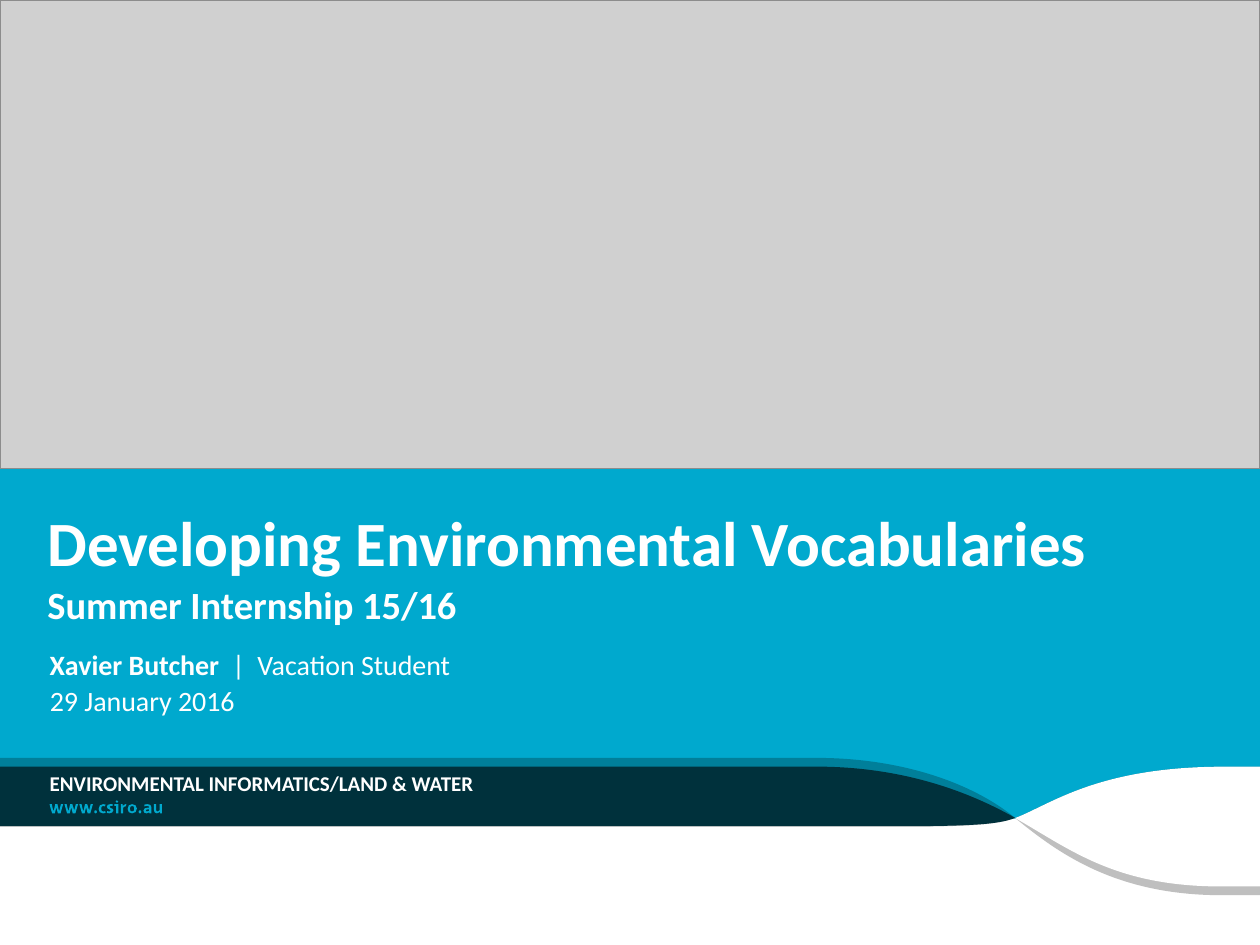
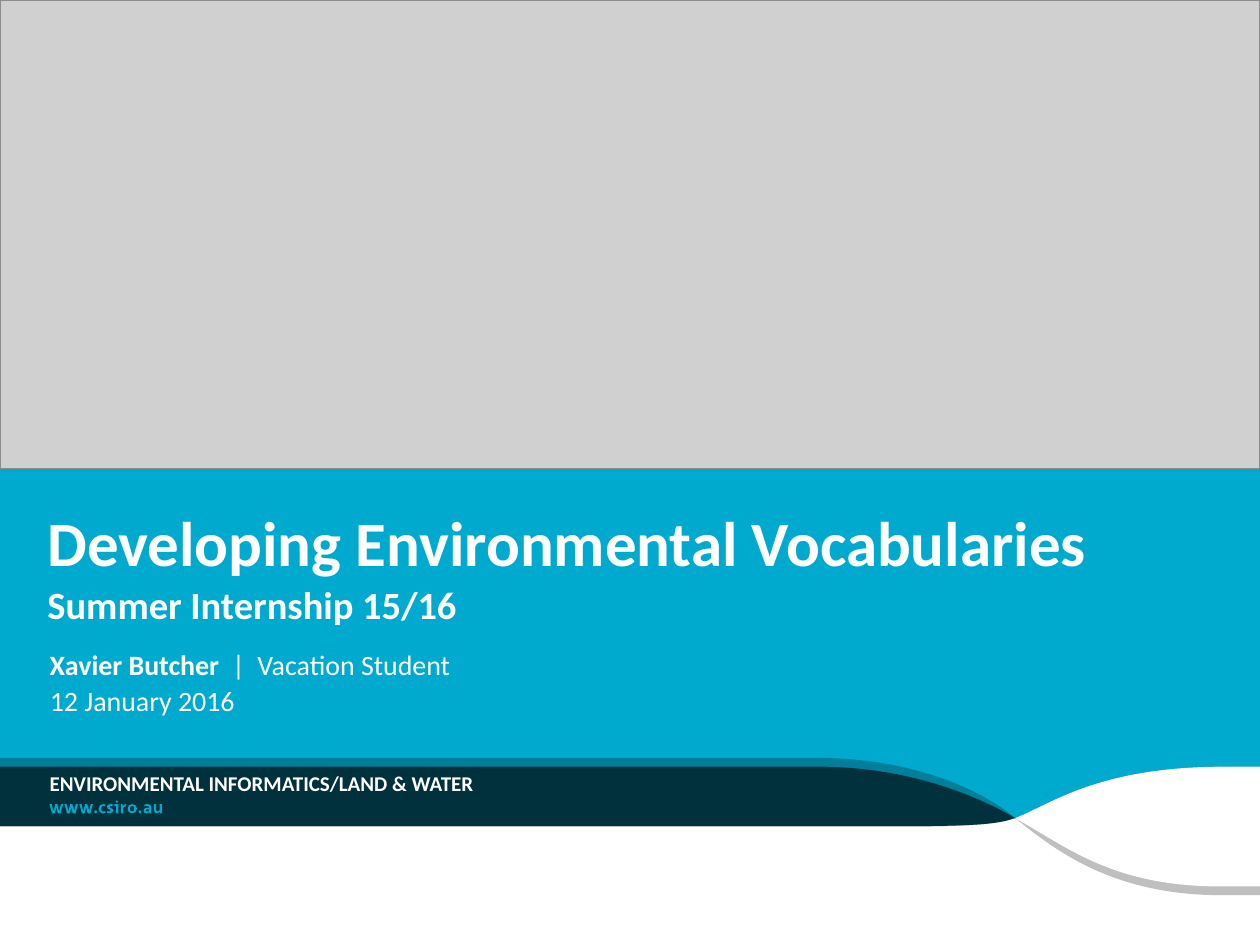
Before and after one commit to ANZSoilData/def-au-asls-substrate, a slide deck: slide 1 of Reports/Developing Environmental Vocabs.pptx. Drawn at 1260x945 pixels with LibreOffice and Linux fonts; fonts in the diff are those of the drawing; grey boxes stand for pictures; background and template pictures are left out. Boxes give left, top, right and bottom in pixels: in the first picture for what was removed or moved away, otherwise in the second. Text is boxed around its words. In the diff, an @@ line names an element or a change of style, - is before the commit and + after.

```diff
--- a/Reports/Developing Environmental Vocabs.pptx
+++ b/Reports/Developing Environmental Vocabs.pptx
@@ text at bbox=[50, 692, 235, 716]: text changed @@
-29 January 2016
+12 January 2016
```
Also in this commit, not shown: 6 other slides changed, 6 other files.
